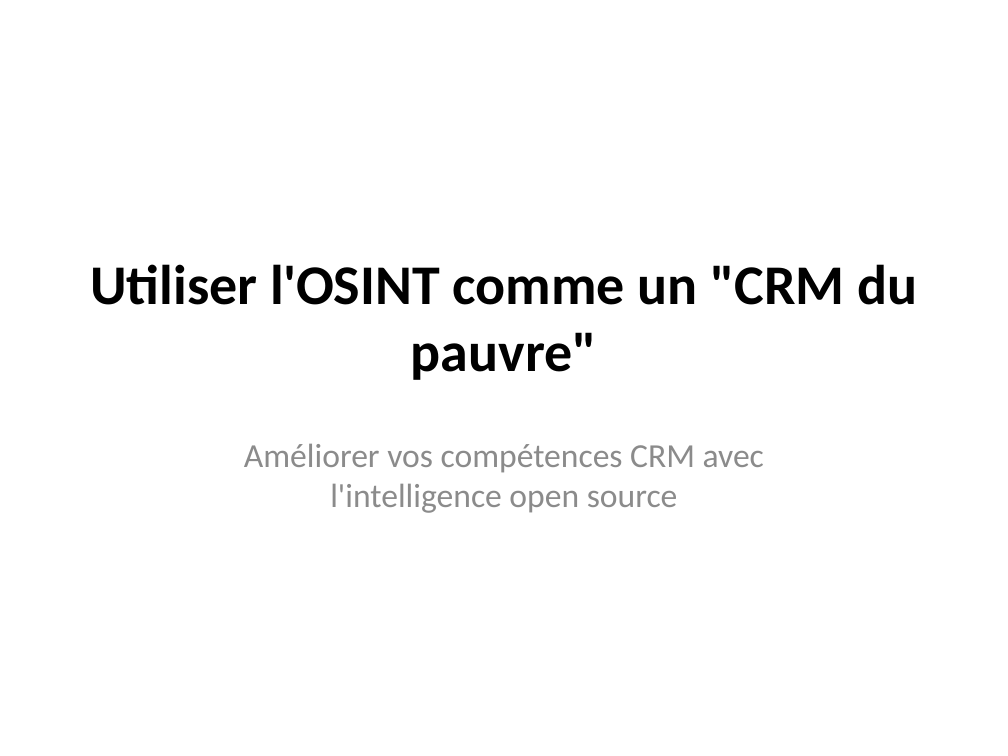
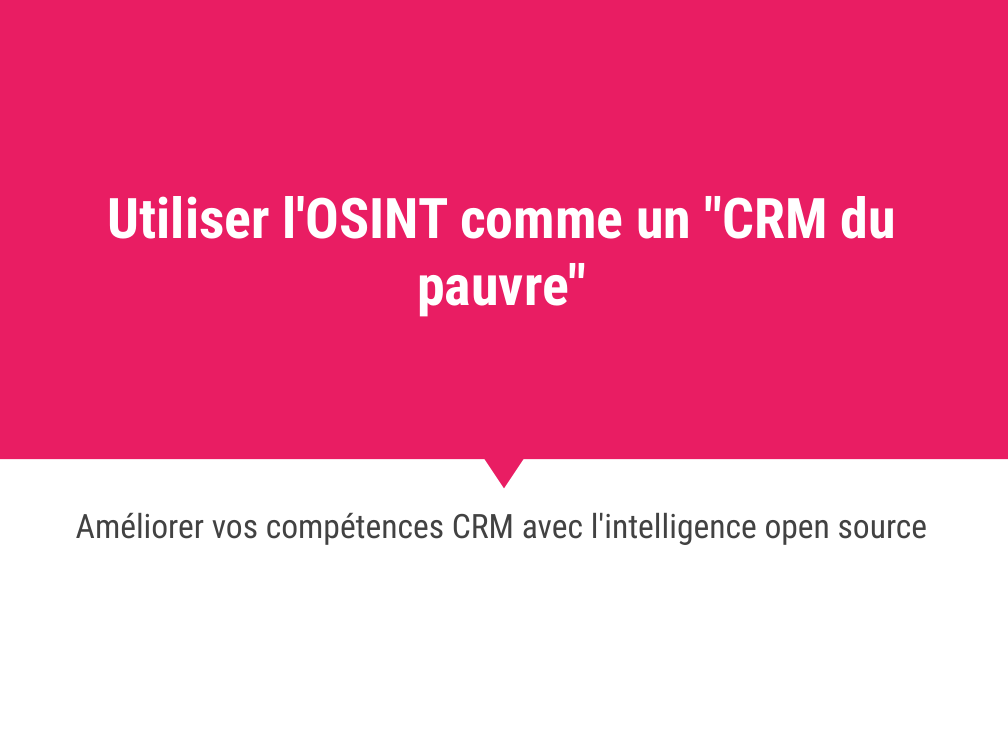
Before and after one commit to Lbelus/CRM_OSINT_COURSE, a slide deck: slide 1 of OSINT_crash_course/OSINT_recap_fr.pptx. Drawn at 1008x756 pixels with LibreOffice and Linux fonts; fonts in the diff are those of the drawing. Boxes give left, top, right and bottom in pixels: in the first picture for what was removed or moved away, otherwise in the second. Text is boxed around its words. In the diff, an @@ line names an element or a change of style, - is before the commit and + after.

Commit message:
[lbs] update OSINT files

```diff
--- a/OSINT_crash_course/OSINT_recap_fr.pptx
+++ b/OSINT_crash_course/OSINT_recap_fr.pptx
@@ rectangle added at bbox=[0, 0, 1008, 460], fill #E91D63 @@
@@ title "Utiliser l'OSINT comme un "CRM ...": place and size @@
-title "Utiliser l'OSINT comme un "CRM ..." at bbox=[90, 264, 917, 380]
+title "Utiliser l'OSINT comme un "CRM ..." at bbox=[108, 196, 895, 317]
@@ title "Utiliser l'OSINT comme un "CRM ..." at bbox=[108, 196, 895, 317]: font Calibri to Roboto Condensed, text colour #000000 to #FFFFFF @@
@@ triangle added at bbox=[466, 431, 542, 489], fill #E91D63 @@
@@ subtitle "Améliorer vos compétences CRM avec ...": place and size @@
-subtitle "Améliorer vos compétences CRM avec ..." at bbox=[244, 443, 764, 513]
+subtitle "Améliorer vos compétences CRM avec ..." at bbox=[76, 513, 928, 545]
@@ subtitle "Améliorer vos compétences CRM avec ..." at bbox=[76, 513, 928, 545]: font Calibri to Roboto Condensed, text colour #8C8C8C to #424242; less space between paragraphs @@
```
Also in this commit, not shown: 10 other slides changed, 3 other files.
